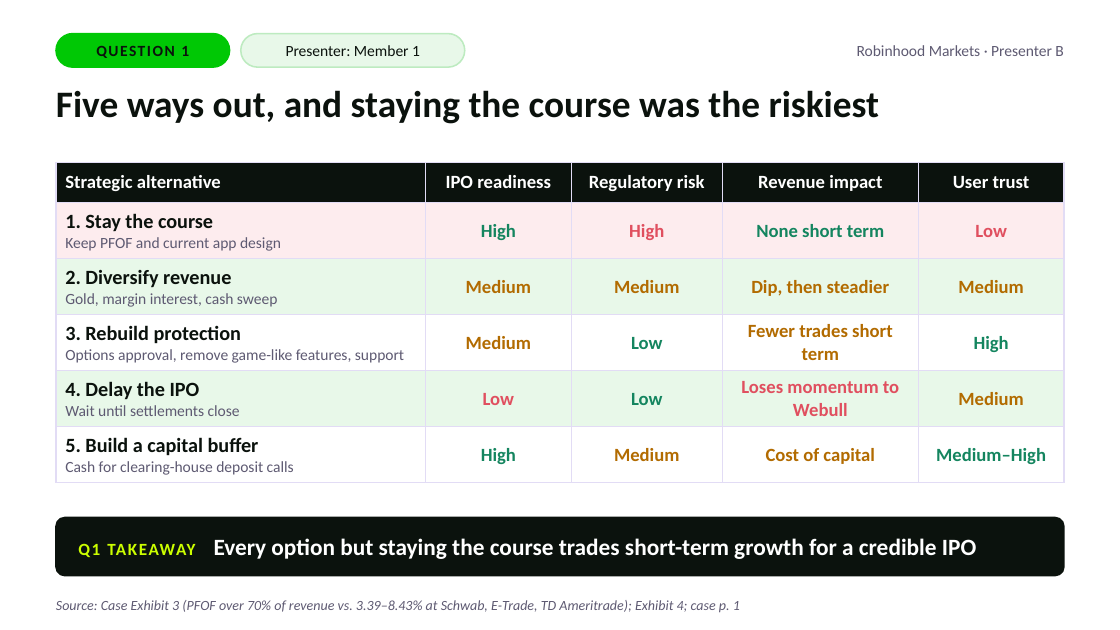
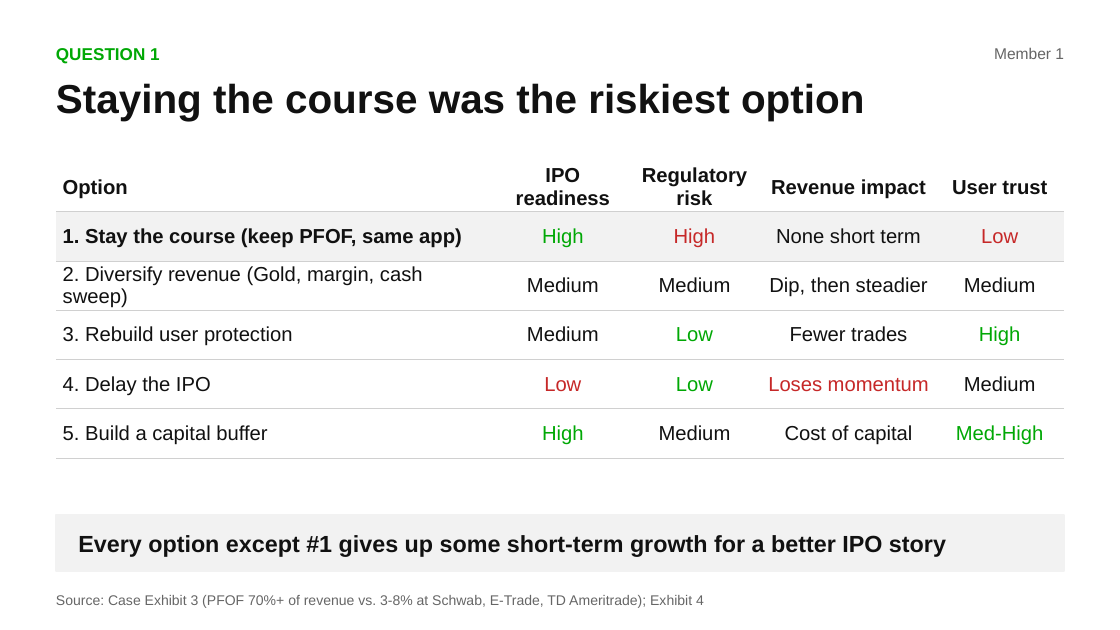
Before and after one commit to melissalcaraz1/DF, a slide deck: slide 3 of robinhood/Robinhood_Member1_Slides.pptx. Drawn at 1120x630 pixels with LibreOffice and Linux fonts; fonts in the diff are those of the drawing. Boxes give left, top, right and bottom in pixels: in the first picture for what was removed or moved away, otherwise in the second. Text is boxed around its words. In the diff, an @@ line names an element or a change of style, - is before the commit and + after.

```diff
--- a/robinhood/Robinhood_Member1_Slides.pptx
+++ b/robinhood/Robinhood_Member1_Slides.pptx
@@ text "QUESTION 1" at (56, 48, 160, 64): size 10 to 11 pt, font Calibri to Arial, text colour #0B120D to #00A805, letter spacing 1 to 0 pt; alignment centre to left @@
@@ rounded rectangle removed at (56, 34, 230, 67) @@
@@ rounded rectangle removed at (241, 34, 465, 67) @@
@@ text removed at (857, 45, 1063, 56) @@
-Robinhood Markets · Presenter B
@@ text at (994, 48, 1064, 59): text changed; font Calibri to Arial; text colour #0B120D to #666666 @@
-Presenter: Member 1
+Member 1
@@ text at (56, 83, 864, 121): text changed; size 24 to 26 pt; font Calibri to Arial; text colour #0B120D to #111111 @@
-Five ways out, and staying the course was the riskiest
+Staying the course was the riskiest option
@@ table at (56, 162, 1064, 449) @@
-row 1, column 1: Strategic alternative
+row 1, column 1: Option
-row 2, column 1: 1. Stay the course / Keep PFOF and current app design
+row 2, column 1: 1. Stay the course (keep PFOF, same app)
-row 3, column 1: 2. Diversify revenue / Gold, margin interest, cash sweep
+row 3, column 1: 2. Diversify revenue (Gold, margin, cash sweep)
-row 4, column 1: 3. Rebuild protection / Options approval, remove game-like features, support
+row 4, column 1: 3. Rebuild user protection
-row 4, column 4: Fewer trades short term
+row 4, column 4: Fewer trades
-row 5, column 1: 4. Delay the IPO / Wait until settlements close
+row 5, column 1: 4. Delay the IPO
-row 5, column 4: Loses momentum to Webull
+row 5, column 4: Loses momentum
-row 6, column 1: 5. Build a capital buffer / Cash for clearing-house deposit calls
+row 6, column 1: 5. Build a capital buffer
-row 6, column 5: Medium–High
+row 6, column 5: Med-High
@@ fill #0B120D to none in row 1 @@
@@ fill #FDECEE to #F2F2F2 in row 2 @@
@@ fill #E8F8E9 to #FFFFFF in 10 cells @@
@@ size 12 to 13 pt, font Calibri to Arial in "IPO readiness", "Regulatory risk", "Revenue impact", "User trust" and 17 more places @@
@@ text colour #FFFFFF to #111111 in "IPO readiness", "Regulatory risk", "Revenue impact", "User trust" @@
@@ text colour #14855F to #00A805 in "High", "Low", "High", "Low" and 1 more places @@
@@ bold off in "High", "High", "None short term", "Low" and 13 more places @@
@@ text colour #E04F5F to #C62828 in "High", "Low", "Low" @@
@@ text colour #14855F to #111111 in "None short term" @@
@@ text colour #B26B00 to #111111 in "Medium", "Medium", "Dip, then steadier", "Medium" and 4 more places @@
@@ borders changed @@
@@ rounded rectangle removed at (56, 517, 1064, 576) @@
@@ rectangle added at (56, 515, 1064, 571), fill #F2F2F2, outline #F2F2F2 1 pt @@
@@ text at (78, 535, 946, 557): text changed; font Calibri to Arial; text colour #FFFFFF to #111111 @@
-Q1 TAKEAWAY Every option but staying the course trades short-term growth for a credible IPO
+Every option except #1 gives up some short-term growth for a better IPO story
@@ text at (56, 595, 704, 608): text changed; font Calibri to Arial; text colour #5E5A72 to #666666; italic off @@
-Source: Case Exhibit 3 (PFOF over 70% of revenue vs. 3.39–8.43% at Schwab, E-Trade, TD Ameritrade); Exhibit 4; case p. 1
+Source: Case Exhibit 3 (PFOF 70%+ of revenue vs. 3-8% at Schwab, E-Trade, TD Ameritrade); Exhibit 4
```
Also in this commit, not shown: 4 other slides changed, 6 other files.
